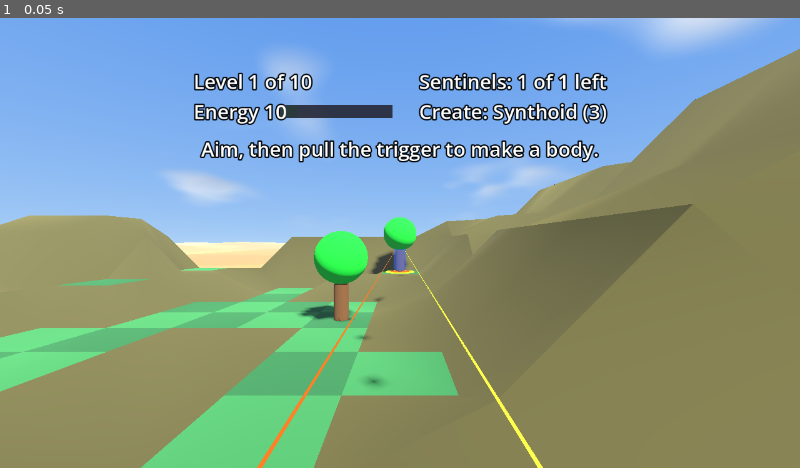
Above: before the commit, frame 1.
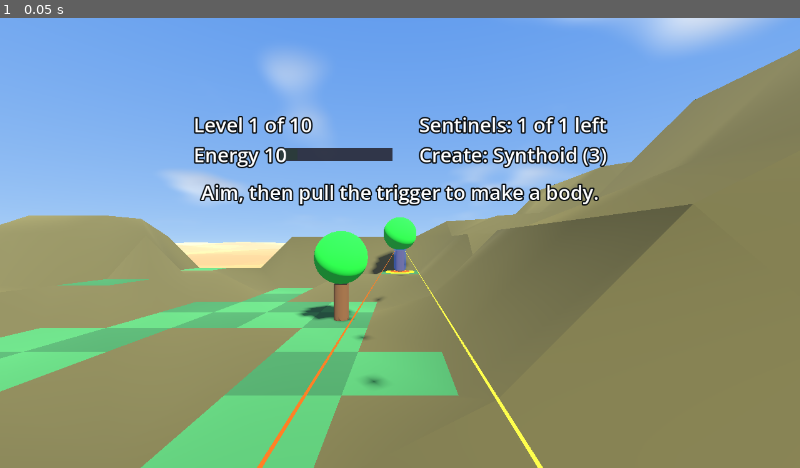
Above: after the commit, the same moment.

Repository: mr-miles/oculus-game
Game: Godot game, scene res://main.tscn
Same seed, same stepped clock (60 frames per second), same inputs: the game is played once before the commit and once after it. This scene is started directly instead of the project's main scene.
Inputs:
- Up to frame 1 (0.05 s): no input

The runs differ from the first frame. In frame 1, 6.7% of the frame differs, in the area x 24-76%, y 12-42%.

Commit message:
HUD further (4 m) and lower (about 12 degrees up), same on-screen size; AC-28/AC-42, SPEC, README, screenshots
Co-Authored-By: Claude Sonnet 5.5 <noreply@anthropic.com>

Diff:
--- a/game/scripts/hud.gd
+++ b/game/scripts/hud.gd
@@ -1,13 +1,13 @@
 class_name Hud
 extends Node3D
-## Head-locked heads-up display, 2.5 m ahead and large enough to read. Add as a child of the XR camera. Shows energy
+## Head-locked heads-up display, 4 m ahead and large enough to read. Add as a child of the XR camera. Shows energy
 ## (number and bar), level, sentinels left, a watched warning and one message.
 ## Label3D anchors left-aligned text at its left edge and right-aligned at its right edge.
 
 const PIXEL := 0.0012
-const DISTANCE := 2.5      # metres in front of the eyes (was 1.2: too close to read)
-const HEIGHT := 0.9        # metres above the gaze line (about 20 degrees up, as before)
-const HUD_SCALE := 3.2     # the layout below is in 1.2 m units; this makes it about 1.5x larger on screen
+const DISTANCE := 4.0      # metres in front of the eyes (was 1.2, then 2.5: still too close)
+const HEIGHT := 0.85       # metres above the gaze line: about 12 degrees up (was 20), lower in the view
+const HUD_SCALE := 5.12    # the layout below is in 1.2 m units; the same size on screen as 3.2 at 2.5 m (about 1.5x the first version)
 const BAR_WIDTH := 0.3
 const BAR_X := -0.17
 const WATCH_RED := Color(1, 0.2, 0.2)
--- a/game/tests/test_ac_28_hud_position.gd
+++ b/game/tests/test_ac_28_hud_position.gd
@@ -1,11 +1,11 @@
 extends ViewTest
-## AC-28: Hud local position is (0, +0.9 +-0.05, -2.5 +-0.1), above the gaze centre.
+## AC-28: Hud local position is (0, +0.85 +-0.05, -4.0 +-0.1), above the gaze centre.
 
 func _init() -> void:
 	var g := await new_game()
 	var hud: Node3D = g.find_child("Hud", true, false)
 	check("ac_28 x is 0", absf(hud.position.x) < 0.001)
-	check("ac_28 y is +0.9 +-0.05 (above the gaze centre)", absf(hud.position.y - 0.9) <= 0.05)
-	check("ac_28 z is -2.5 +-0.1", absf(hud.position.z + 2.5) <= 0.1)
+	check("ac_28 y is +0.85 +-0.05 (above the gaze centre)", absf(hud.position.y - 0.85) <= 0.05)
+	check("ac_28 z is -4.0 +-0.1", absf(hud.position.z + 4.0) <= 0.1)
 	check("ac_28 HUD is at least 1.5x larger on screen than the old 1.2 m layout", hud.scale.x / absf(hud.position.z) >= 1.5 / 1.2 - 0.02)
 	finish()
--- a/game/tests/test_ac_42_hud_top.gd
+++ b/game/tests/test_ac_42_hud_top.gd
@@ -8,10 +8,10 @@
 		var node: Node3D = g.find_child(n, true, false)
 		check("ac_42 %s exists" % n, node != null)
 		var p := cam.global_transform.affine_inverse() * node.global_position
-		check("ac_42 %s local y in 0.5..1.5 (%.2f)" % [n, p.y], p.y >= 0.5 and p.y <= 1.5)
-		check("ac_42 %s |x| <= 1.8" % n, absf(p.x) <= 1.8)
-		check("ac_42 %s at z = -2.5" % n, absf(p.z + 2.5) <= 0.1)
+		check("ac_42 %s local y in 0.2..1.8 (%.2f)" % [n, p.y], p.y >= 0.2 and p.y <= 1.8)
+		check("ac_42 %s |x| <= 3.0" % n, absf(p.x) <= 3.0)
+		check("ac_42 %s at z = -4.0" % n, absf(p.z + 4.0) <= 0.1)
 		var up := rad_to_deg(atan2(p.y, -p.z))
 		var side := rad_to_deg(atan2(absf(p.x), -p.z))
-		check("ac_42 %s above gaze and inside the view (%.0f up, %.0f side)" % [n, up, side], up > 5.0 and up < 35.0 and side < 38.0)
+		check("ac_42 %s above gaze and inside the view (%.0f up, %.0f side)" % [n, up, side], up > 3.0 and up < 25.0 and side < 38.0)
 	finish()
Not shown, changed: README.md
Not shown, changed: docs/SPEC.md
Not shown, changed: docs/screenshots/boulder-stack.png
Not shown, changed: docs/screenshots/boulder-view-from-stack.png
Not shown, changed: docs/screenshots/desert-view.png
Not shown, changed: docs/screenshots/hud-start.png
Not shown, changed: docs/screenshots/hud-watched-sentinel.png
Not shown, changed: docs/screenshots/lobby-1-story.png
Not shown, changed: docs/screenshots/lobby-3-how-to-play.png
Not shown, changed: docs/screenshots/move-1-before.png
Not shown, changed: docs/screenshots/move-2-after.png
Not shown, changed: docs/screenshots/pause-menu.png
(and 4 more such lines)
